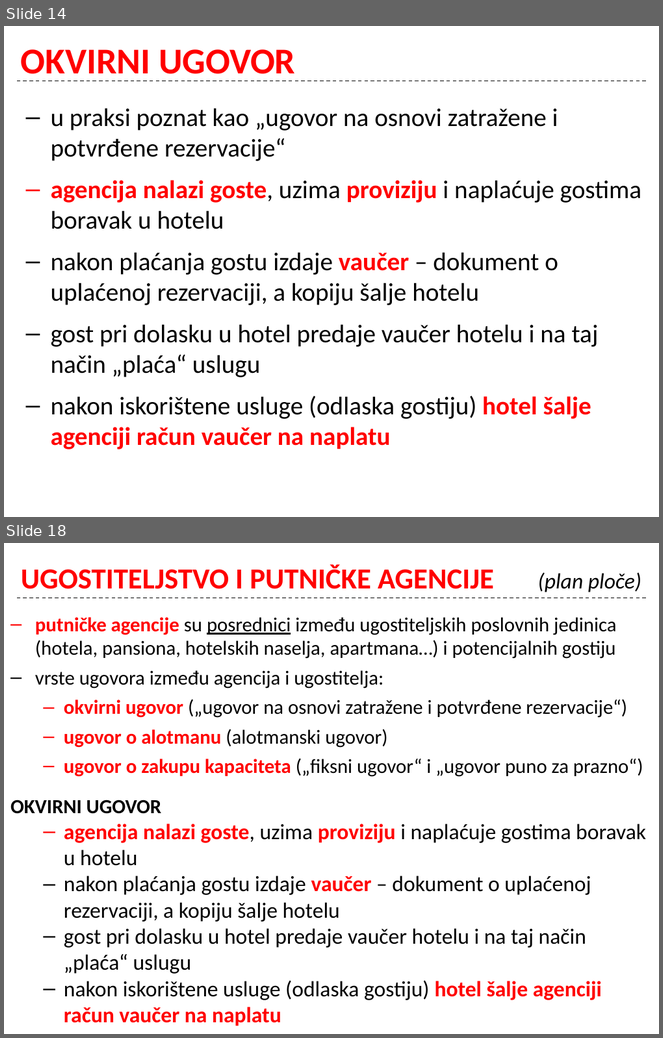
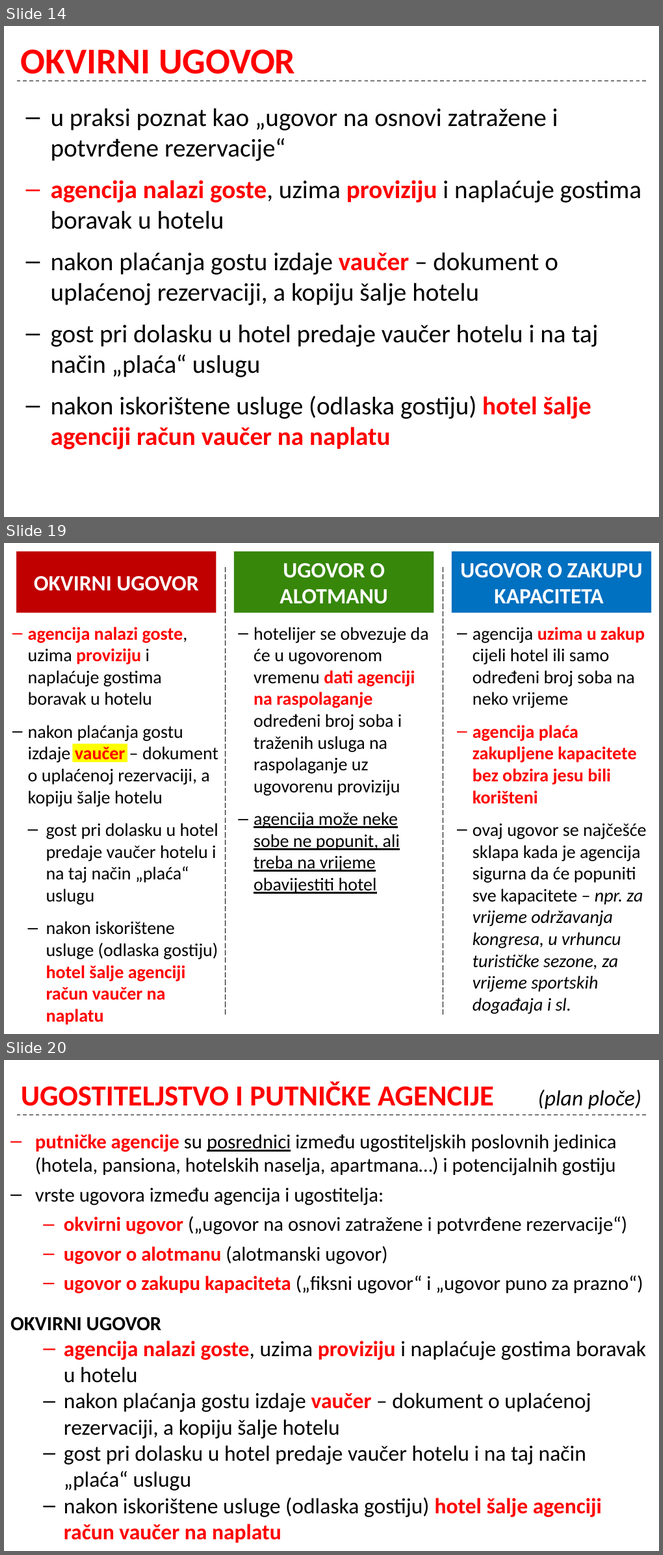
Before and after one commit to cornx/print, a slide deck: data/organizacija/002_Ugostiteljstvo_kao_gosp_djelatnost.pptx. Shown one above the other, each under a label of ours: slides 14 and 18 before the commit, slides 14, 19 and 20 after it; the slides between them are not shown. The pictures are 663x1038 and 663x1555 pixels, drawn with LibreOffice and Linux fonts; fonts in the diff are those of the drawing. Boxes give left, top, right and bottom in pixels: in the first picture for what was removed or moved away, otherwise in the second. Text is boxed around its words. In the diff, an @@ line names an element or a change of style, - is before the commit and + after.

```diff
--- a/data/organizacija/002_Ugostiteljstvo_kao_gosp_djelatnost.pptx
+++ b/data/organizacija/002_Ugostiteljstvo_kao_gosp_djelatnost.pptx
@@ slide 19 added at (4, 543, 659, 1034), background #FFFFFF @@
@@ rectangle added at (16, 551, 217, 613), fill #C00000, 24 pt, text #FFFFFF, bold @@
+OKVIRNI UGOVOR
@@ rectangle added at (234, 551, 434, 613), fill #37870B, 24 pt, text #FFFFFF, bold @@
+UGOVOR O ALOTMANU
@@ rectangle added at (451, 551, 651, 613), fill #0070C0, 24 pt, text #FFFFFF, bold @@
+UGOVOR O ZAKUPU KAPACITETA
@@ line added from (226, 566) to (226, 1016), #000000 0.75 pt dashed @@
@@ line added from (443, 566) to (443, 1016), #000000 0.75 pt dashed @@
@@ text added at (28, 627, 218, 1025), 20 pt, text #000000 @@
+  – agencija nalazi goste, uzima proviziju i naplaćuje gostima boravak u hotelu
+  – nakon plaćanja gostu izdaje vaučer – dokument o uplaćenoj rezervaciji, a kopiju šalje hotelu
+    – gost pri dolasku u hotel predaje vaučer hotelu i na taj način „plaća“ uslugu
+    – nakon iskorištene usluge (odlaska gostiju) hotel šalje agenciji račun vaučer na naplatu
@@ text added at (254, 627, 429, 894), 20 pt, text #000000 @@
+– hotelijer se obvezuje da će u ugovorenom vremenu dati agenciji na raspolaganje određeni broj soba i traženih usluga na raspolaganje uz ugovorenu proviziju
+– agencija može neke sobe ne popunit, ali treba na vrijeme obavijestiti hotel
@@ text added at (473, 627, 646, 1014), 20 pt, text #000000 @@
+– agencija uzima u zakup cijeli hotel ili samo određeni broj soba na neko vrijeme
+– agencija plaća zakupljene kapacitete bez obzira jesu bili korišteni
+– ovaj ugovor se najčešće sklapa kada je agencija sigurna da će popuniti sve kapacitete – npr. za vrijeme održavanja kongresa, u vrhuncu turističke sezone, za vrijeme sportskih događaja i sl.
@@ rectangle added at (73, 744, 128, 763), fill #FFFF00 @@
@@ what was slide 18 is now slide 20 @@
```
Also in this commit, not shown: 9 slides changed, 1 other slide added.
